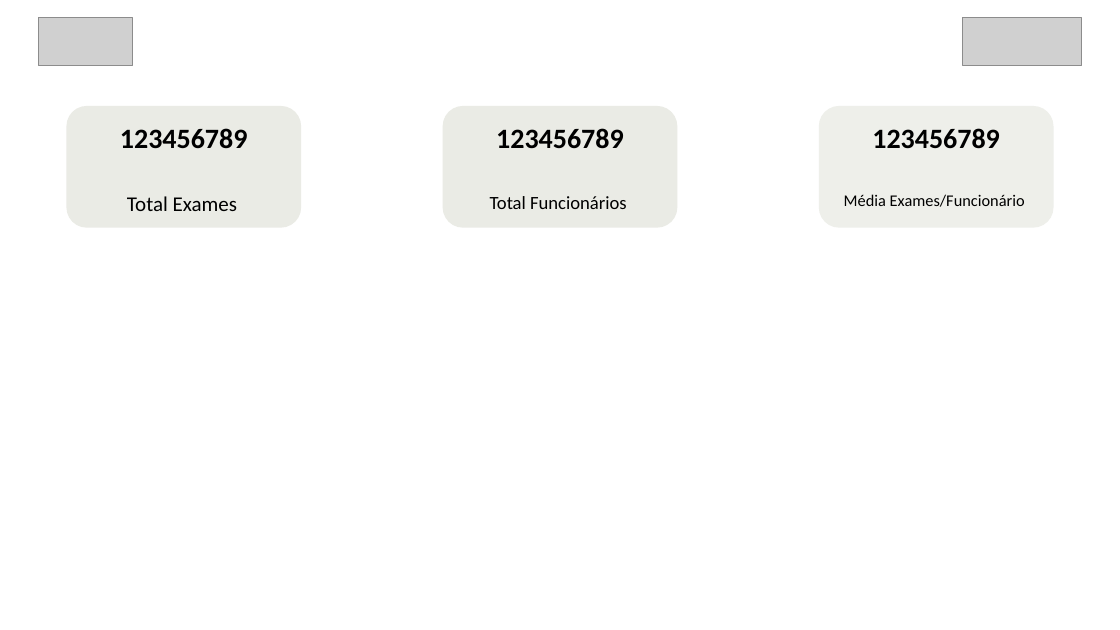
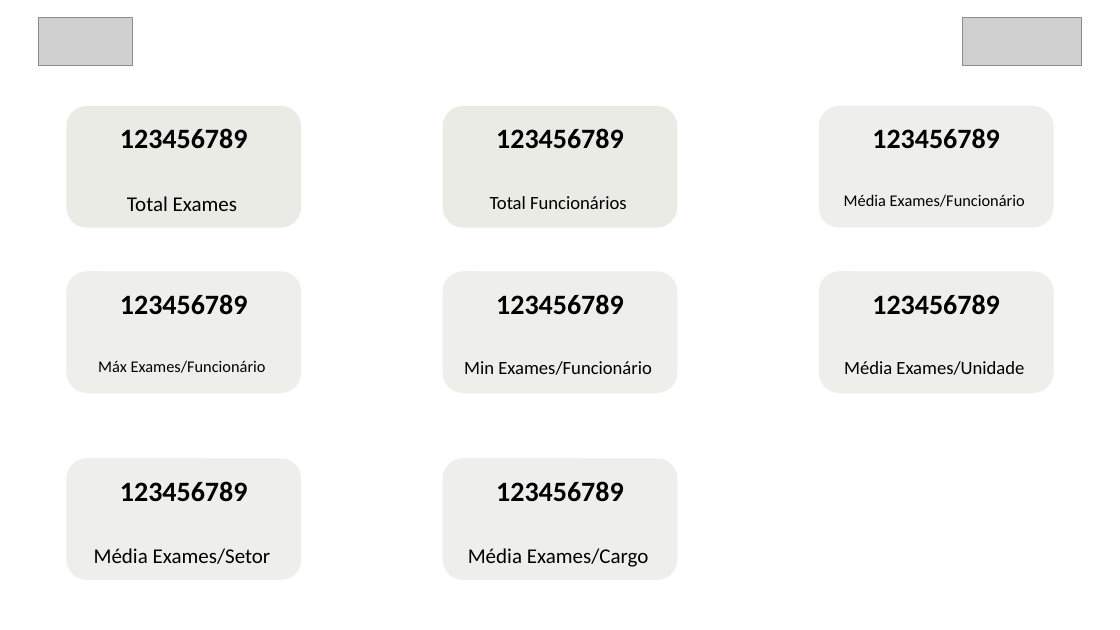
Before and after one commit to programadorGRS/GRS_Manager, a slide deck: slide 2 of src/main/conv_exames/ppt/base_conv_exames_v2.pptx. Drawn at 1120x630 pixels with LibreOffice and Linux fonts; fonts in the diff are those of the drawing; grey boxes stand for pictures; background and template pictures are left out. Boxes give left, top, right and bottom in pixels: in the first picture for what was removed or moved away, otherwise in the second. Text is boxed around its words. In the diff, an @@ line names an element or a change of style, - is before the commit and + after.

```diff
--- a/src/main/conv_exames/ppt/base_conv_exames_v2.pptx
+++ b/src/main/conv_exames/ppt/base_conv_exames_v2.pptx
@@ rounded rectangle added at (66,271,301,393), fill #EEEFEA @@
@@ text added at (120,294,248,315), 24 pt, text #000000, bold @@
+123456789
@@ rounded rectangle added at (443,271,677,393), fill #EEEFEA @@
@@ text added at (496,294,624,315), 24 pt, text #000000, bold @@
+123456789
@@ rounded rectangle added at (819,271,1054,393), fill #EEEFEA @@
@@ text added at (872,294,1000,315), 24 pt, text #000000, bold @@
+123456789
@@ text added at (98,360,266,373), 14 pt, text #000000 @@
+Máx Exames/Funcionário
@@ text added at (464,361,652,375), 16 pt, text #000000 @@
+Min Exames/Funcionário
@@ text added at (844,361,1024,375), 16 pt, text #000000 @@
+Média Exames/Unidade
@@ rounded rectangle added at (66,459,301,581), fill #EEEFEA @@
@@ rounded rectangle added at (443,459,677,581), fill #EEEFEA @@
@@ text added at (120,481,248,502), 24 pt, text #000000, bold @@
+123456789
@@ text added at (496,481,624,502), 24 pt, text #000000, bold @@
+123456789
@@ text added at (94,548,271,564), 18 pt, text #000000 @@
+Média Exames/Setor
@@ text added at (468,548,649,567), 18 pt, text #000000 @@
+Média Exames/Cargo
```
Also in this commit, not shown: 3 other slides changed.
